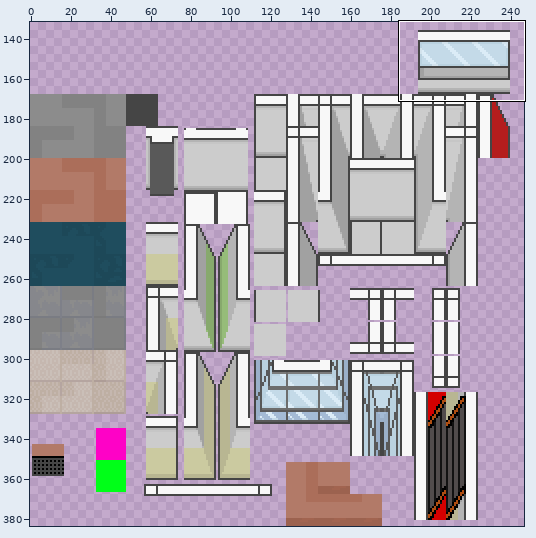
File history of a sprite sheet, Assets/Artwork/School/wall_n_floor.png. Above, an overview of the earlier version with the close-up marked.
Close-up. Before the edit:
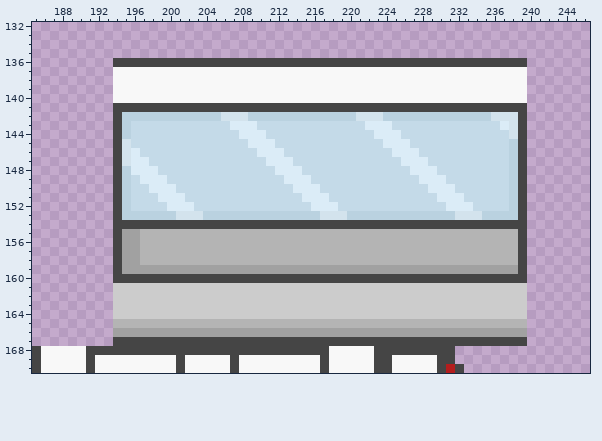
The file is 384x384 pixels. Colours within 5 levels of each other are drawn and written as one. Shown: x 185..246, y 132..170. The wide view leaves out empty margins.
After:
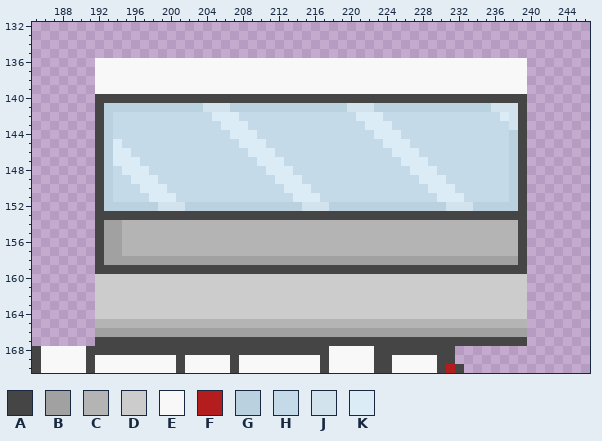
Palette (. is transparent): A #454545  B #a1a1a1  C #b4b4b4  D #cccccc  E #f8f8f8  F #b41d1d  G #bad2e0  H #c4dae8  J #d3e3ed  K #dbecf7
The edit:
@@ x 185..246 @@
 135 ..............................................................
-136 .........AAAAAAAAAAAAAAAAAAAAAAAAAAAAAAAAAAAAAAAAAAAAAA.......
-137 .........EEEEEEEEEEEEEEEEEEEEEEEEEEEEEEEEEEEEEEEEEEEEEE.......
-138 .........EEEEEEEEEEEEEEEEEEEEEEEEEEEEEEEEEEEEEEEEEEEEEE.......
-139 .........EEEEEEEEEEEEEEEEEEEEEEEEEEEEEEEEEEEEEEEEEEEEEE.......
-140 .........EEEEEEEEEEEEEEEEEEEEEEEEEEEEEEEEEEEEEEEEEEEEEE.......
-141 .........AAAAAAAAAAAAAAAAAAAAAAAAAAAAAAAAAAAAAAAAAAAAAA.......
-142 .........AGGGGGGGGGGGJJJGGGGGGGGGGGGJJJGGGGGGGGGGGGJJJA.......
-143 .........AGHHHHHHHHHHHKKKHHHHHHHHHHHHKKKHHHHHHHHHHHHKJA.......
-144 .........AGHHHHHHHHHHHHKKKHHHHHHHHHHHHKKKHHHHHHHHHHHHJA.......
-145 .........AJHHHHHHHHHHHHHKKKHHHHHHHHHHHHKKKHHHHHHHHHHHGA.......
-146 .........AJKHHHHHHHHHHHHHKKKHHHHHHHHHHHHKKKHHHHHHHHHHGA.......
-147 .........AJKKHHHHHHHHHHHHHKKKHHHHHHHHHHHHKKKHHHHHHHHHGA.......
-148 .........AGKKKHHHHHHHHHHHHHKKKHHHHHHHHHHHHKKKHHHHHHHHGA.......
-149 .........AGHKKKHHHHHHHHHHHHHKKKHHHHHHHHHHHHKKKHHHHHHHGA.......
-150 .........AGHHKKKHHHHHHHHHHHHHKKKHHHHHHHHHHHHKKKHHHHHHGA.......
-151 .........AGHHHKKKHHHHHHHHHHHHHKKKHHHHHHHHHHHHKKKHHHHHGA.......
-152 .........AGHHHHKKKHHHHHHHHHHHHHKKKHHHHHHHHHHHHKKKHHHHGA.......
-153 .........AGGGGGGJJJGGGGGGGGGGGGGJJJGGGGGGGGGGGGJJJGGGGA.......
-154 .........AAAAAAAAAAAAAAAAAAAAAAAAAAAAAAAAAAAAAAAAAAAAAA.......
-155 .........ABBCCCCCCCCCCCCCCCCCCCCCCCCCCCCCCCCCCCCCCCCCCA.......
-156 .........ABBCCCCCCCCCCCCCCCCCCCCCCCCCCCCCCCCCCCCCCCCCCA.......
-157 .........ABBCCCCCCCCCCCCCCCCCCCCCCCCCCCCCCCCCCCCCCCCCCA.......
-158 .........ABBCCCCCCCCCCCCCCCCCCCCCCCCCCCCCCCCCCCCCCCCCCA.......
-159 .........ABBBBBBBBBBBBBBBBBBBBBBBBBBBBBBBBBBBBBBBBBBBBA.......
-160 .........AAAAAAAAAAAAAAAAAAAAAAAAAAAAAAAAAAAAAAAAAAAAAA.......
-161 .........DDDDDDDDDDDDDDDDDDDDDDDDDDDDDDDDDDDDDDDDDDDDDD.......
-162 .........DDDDDDDDDDDDDDDDDDDDDDDDDDDDDDDDDDDDDDDDDDDDDD.......
-163 .........DDDDDDDDDDDDDDDDDDDDDDDDDDDDDDDDDDDDDDDDDDDDDD.......
-164 .........DDDDDDDDDDDDDDDDDDDDDDDDDDDDDDDDDDDDDDDDDDDDDD.......
-165 .........CCCCCCCCCCCCCCCCCCCCCCCCCCCCCCCCCCCCCCCCCCCCCC.......
-166 .........BBBBBBBBBBBBBBBBBBBBBBBBBBBBBBBBBBBBBBBBBBBBBB.......
-167 .........AAAAAAAAAAAAAAAAAAAAAAAAAAAAAAAAAAAAAAAAAAAAAA.......
+136 .......EEEEEEEEEEEEEEEEEEEEEEEEEEEEEEEEEEEEEEEEEEEEEEEE.......
+137 .......EEEEEEEEEEEEEEEEEEEEEEEEEEEEEEEEEEEEEEEEEEEEEEEE.......
+138 .......EEEEEEEEEEEEEEEEEEEEEEEEEEEEEEEEEEEEEEEEEEEEEEEE.......
+139 .......EEEEEEEEEEEEEEEEEEEEEEEEEEEEEEEEEEEEEEEEEEEEEEEE.......
+140 .......AAAAAAAAAAAAAAAAAAAAAAAAAAAAAAAAAAAAAAAAAAAAAAAA.......
+141 .......AGGGGGGGGGGGJJJGGGGGGGGGGGGGJJJGGGGGGGGGGGGGJJJA.......
+142 .......AGHHHHHHHHHHHKKKHHHHHHHHHHHHHKKKHHHHHHHHHHHHHKJA.......
+143 .......AGHHHHHHHHHHHHKKKHHHHHHHHHHHHHKKKHHHHHHHHHHHHHJA.......
+144 .......AGHHHHHHHHHHHHHKKKHHHHHHHHHHHHHKKKHHHHHHHHHHHHGA.......
+145 .......AGKHHHHHHHHHHHHHKKKHHHHHHHHHHHHHKKKHHHHHHHHHHHGA.......
+146 .......AGKKHHHHHHHHHHHHHKKKHHHHHHHHHHHHHKKKHHHHHHHHHHGA.......
+147 .......AGKKKHHHHHHHHHHHHHKKKHHHHHHHHHHHHHKKKHHHHHHHHHGA.......
+148 .......AGHKKKHHHHHHHHHHHHHKKKHHHHHHHHHHHHHKKKHHHHHHHHGA.......
+149 .......AGHHKKKHHHHHHHHHHHHHKKKHHHHHHHHHHHHHKKKHHHHHHHGA.......
+150 .......AGHHHKKKHHHHHHHHHHHHHKKKHHHHHHHHHHHHHKKKHHHHHHGA.......
+151 .......AGHHHHKKKHHHHHHHHHHHHHKKKHHHHHHHHHHHHHKKKHHHHHGA.......
+152 .......AGGGGGGJJJGGGGGGGGGGGGGJJJGGGGGGGGGGGGGJJJGGGGGA.......
+153 .......AAAAAAAAAAAAAAAAAAAAAAAAAAAAAAAAAAAAAAAAAAAAAAAA.......
+154 .......ABBCCCCCCCCCCCCCCCCCCCCCCCCCCCCCCCCCCCCCCCCCCCCA.......
+155 .......ABBCCCCCCCCCCCCCCCCCCCCCCCCCCCCCCCCCCCCCCCCCCCCA.......
+156 .......ABBCCCCCCCCCCCCCCCCCCCCCCCCCCCCCCCCCCCCCCCCCCCCA.......
+157 .......ABBCCCCCCCCCCCCCCCCCCCCCCCCCCCCCCCCCCCCCCCCCCCCA.......
+158 .......ABBBBBBBBBBBBBBBBBBBBBBBBBBBBBBBBBBBBBBBBBBBBBBA.......
+159 .......AAAAAAAAAAAAAAAAAAAAAAAAAAAAAAAAAAAAAAAAAAAAAAAA.......
+160 .......DDDDDDDDDDDDDDDDDDDDDDDDDDDDDDDDDDDDDDDDDDDDDDDD.......
+161 .......DDDDDDDDDDDDDDDDDDDDDDDDDDDDDDDDDDDDDDDDDDDDDDDD.......
+162 .......DDDDDDDDDDDDDDDDDDDDDDDDDDDDDDDDDDDDDDDDDDDDDDDD.......
+163 .......DDDDDDDDDDDDDDDDDDDDDDDDDDDDDDDDDDDDDDDDDDDDDDDD.......
+164 .......DDDDDDDDDDDDDDDDDDDDDDDDDDDDDDDDDDDDDDDDDDDDDDDD.......
+165 .......CCCCCCCCCCCCCCCCCCCCCCCCCCCCCCCCCCCCCCCCCCCCCCCC.......
+166 .......BBBBBBBBBBBBBBBBBBBBBBBBBBBBBBBBBBBBBBBBBBBBBBBB.......
+167 .......AAAAAAAAAAAAAAAAAAAAAAAAAAAAAAAAAAAAAAAAAAAAAAAA.......
 168 AEEEEEAAAAAAAAAAAAAAAAAAAAAAAAAAAEEEEEAAAAAAAAA...............
Where, in picture pixels (left, top, right, bottom), the same in both close-ups:
changed: (95, 58, 527, 346)
